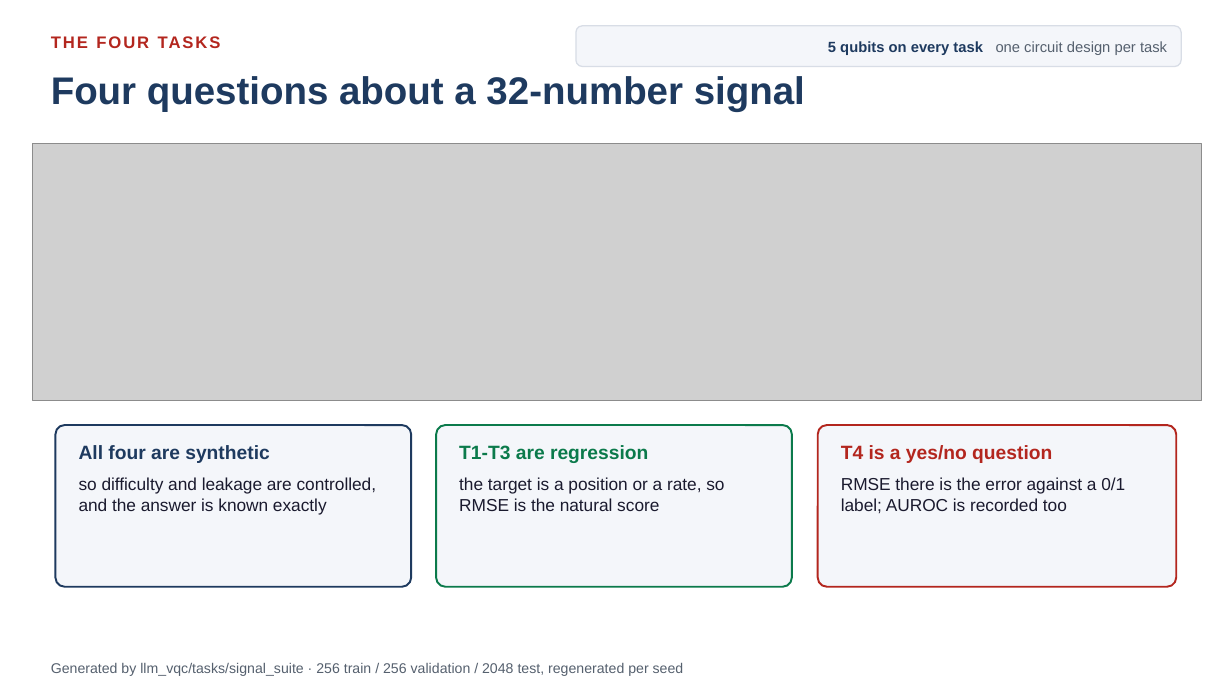
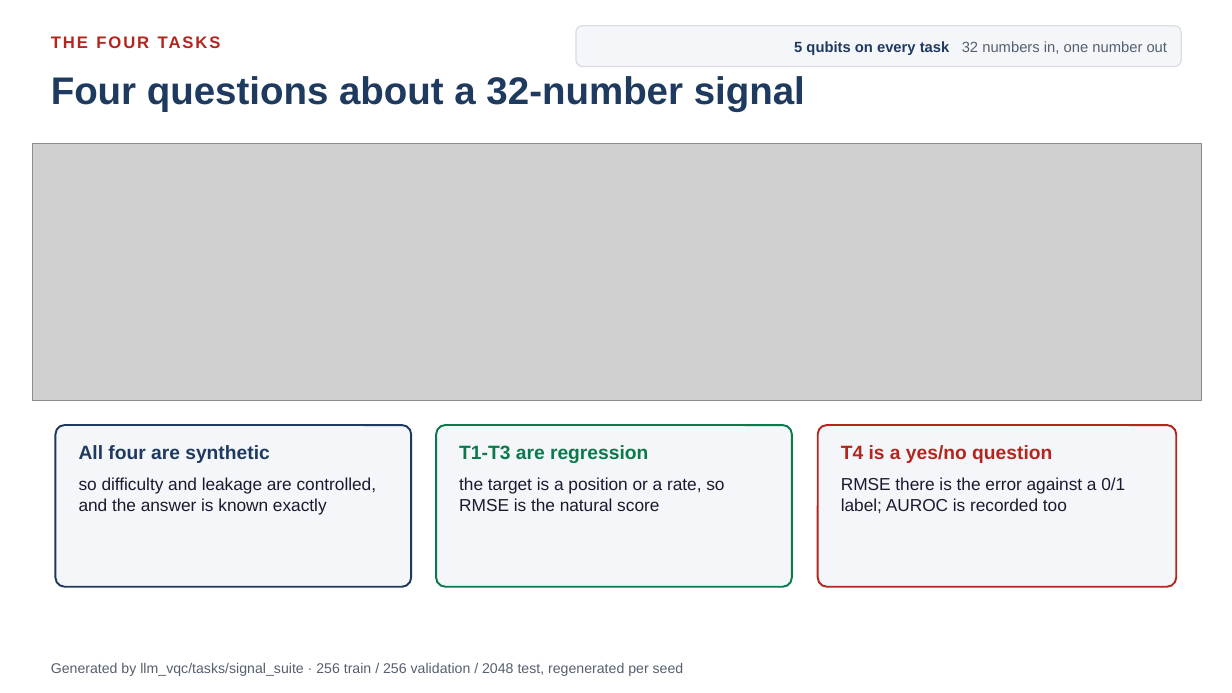
Before and after one commit to dorakingx/llm-vqc, a slide deck: slide 3 of docs/presentation/mini5/20260731_GSoC_mini5.pptx. Drawn at 1232x693 pixels with LibreOffice and Linux fonts; fonts in the diff are those of the drawing; grey boxes stand for pictures. Boxes give left, top, right and bottom in pixels: in the first picture for what was removed or moved away, otherwise in the second. Text is boxed around its words. In the diff, an @@ line names an element or a change of style, - is before the commit and + after.

```diff
--- a/docs/presentation/mini5/20260731_GSoC_mini5.pptx
+++ b/docs/presentation/mini5/20260731_GSoC_mini5.pptx
@@ text at <box>794,41,1168,55</box>: text changed @@
-5 qubits on every task one circuit design per task
+5 qubits on every task 32 numbers in, one number out
```
Also in this commit, not shown: 4 other slides changed, 9 other files.
